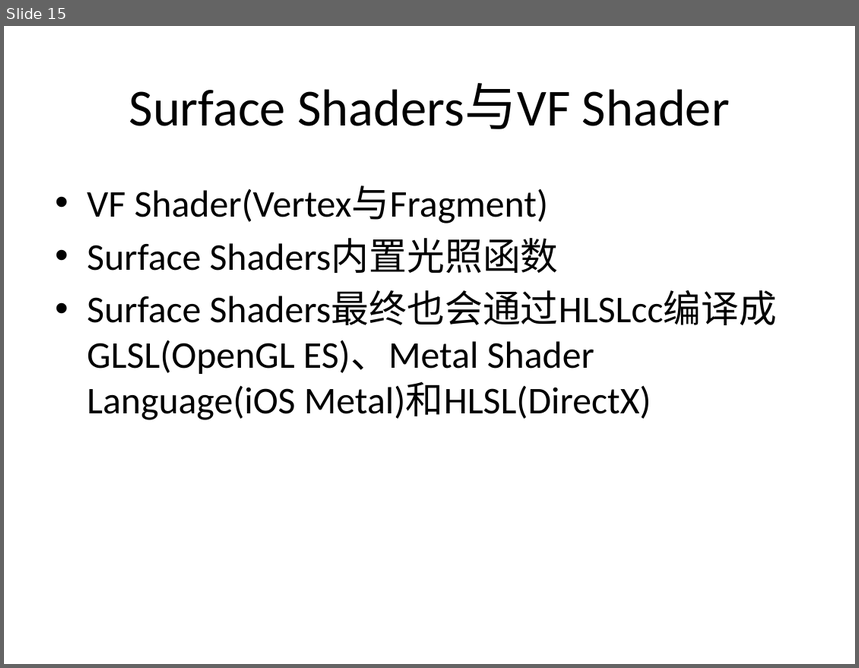
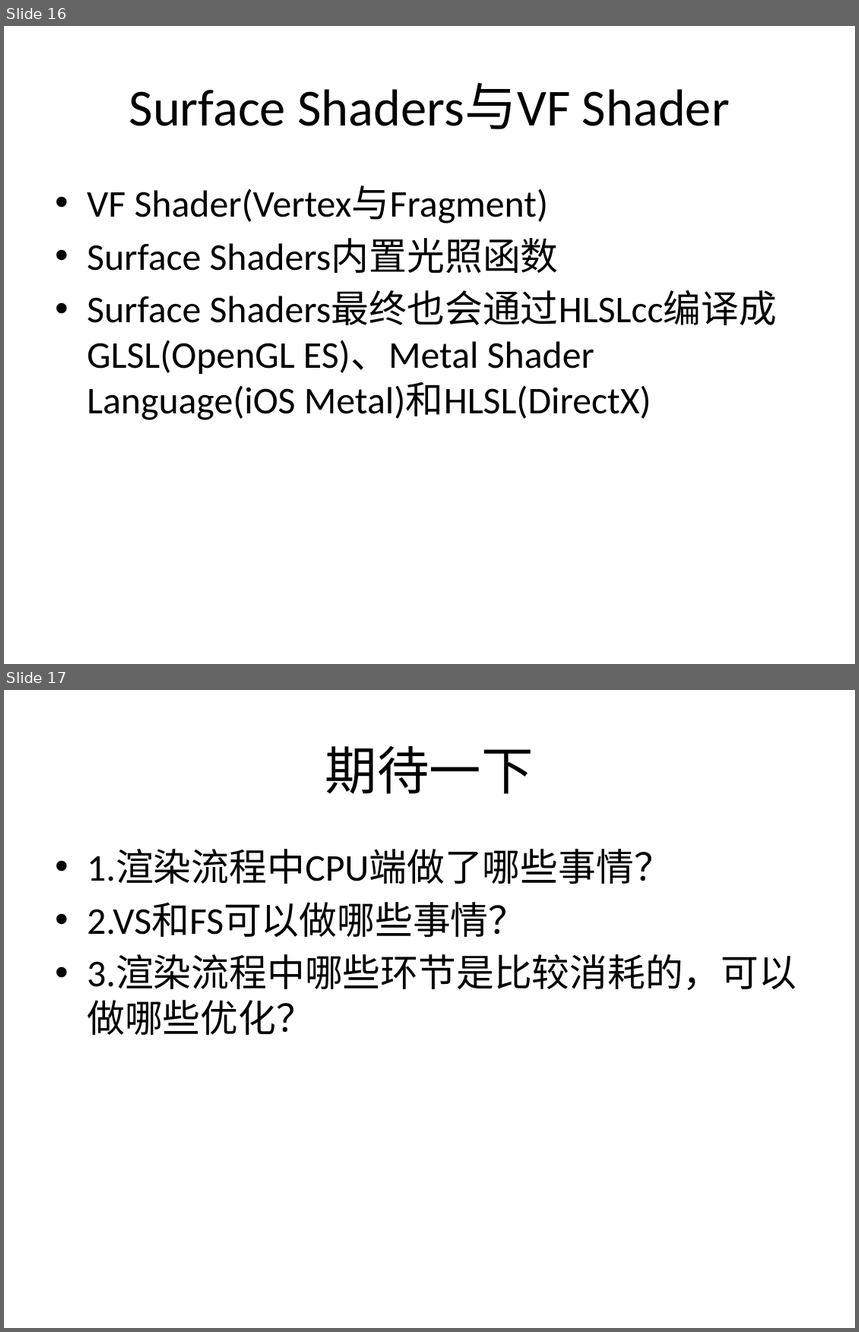
Before and after one commit to eangulee/UnityPerformanceOptimization, a slide deck: GPU Render Pipepline.pptx. Shown one above the other, each under a label of ours: slide 15 before the commit, slides 16 and 17 after it. The pictures are 859x668 and 859x1332 pixels, drawn with LibreOffice and Linux fonts; fonts in the diff are those of the drawing. Boxes give left, top, right and bottom in pixels: in the first picture for what was removed or moved away, otherwise in the second. Text is boxed around its words. In the diff, an @@ line names an element or a change of style, - is before the commit and + after.

```diff
--- a/GPU Render Pipepline.pptx
+++ b/GPU Render Pipepline.pptx
@@ slide 17 added at (4,690,855,1328), background #FFFFFF @@
@@ title added at (325,745,534,794), 44 pt, text #000000 @@
+期待一下
@@ text added at (87,850,797,1035), 32 pt, text #000000 @@
+• 1.渲染流程中CPU端做了哪些事情？
+• 2.VS和FS可以做哪些事情？
+• 3.渲染流程中哪些环节是比较消耗的，可以做哪些优化？
@@ what was slide 15 is now slide 16 @@
```
Also in this commit, not shown: 2 slides changed, 2 other slides added.
